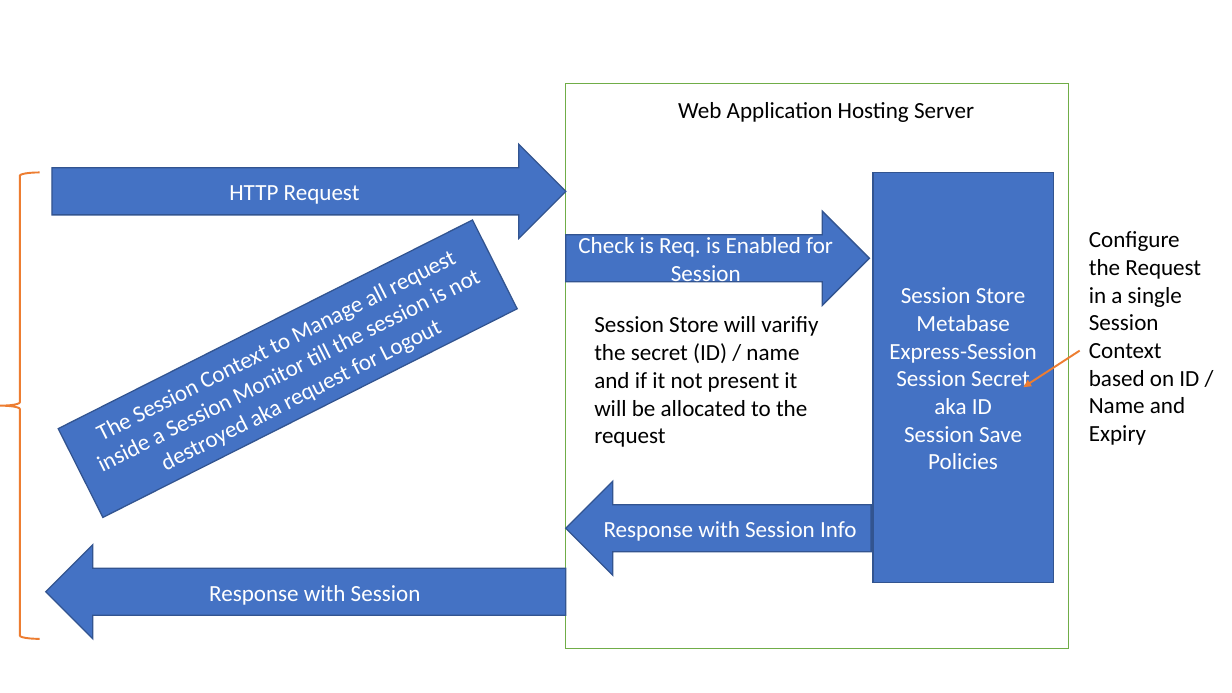
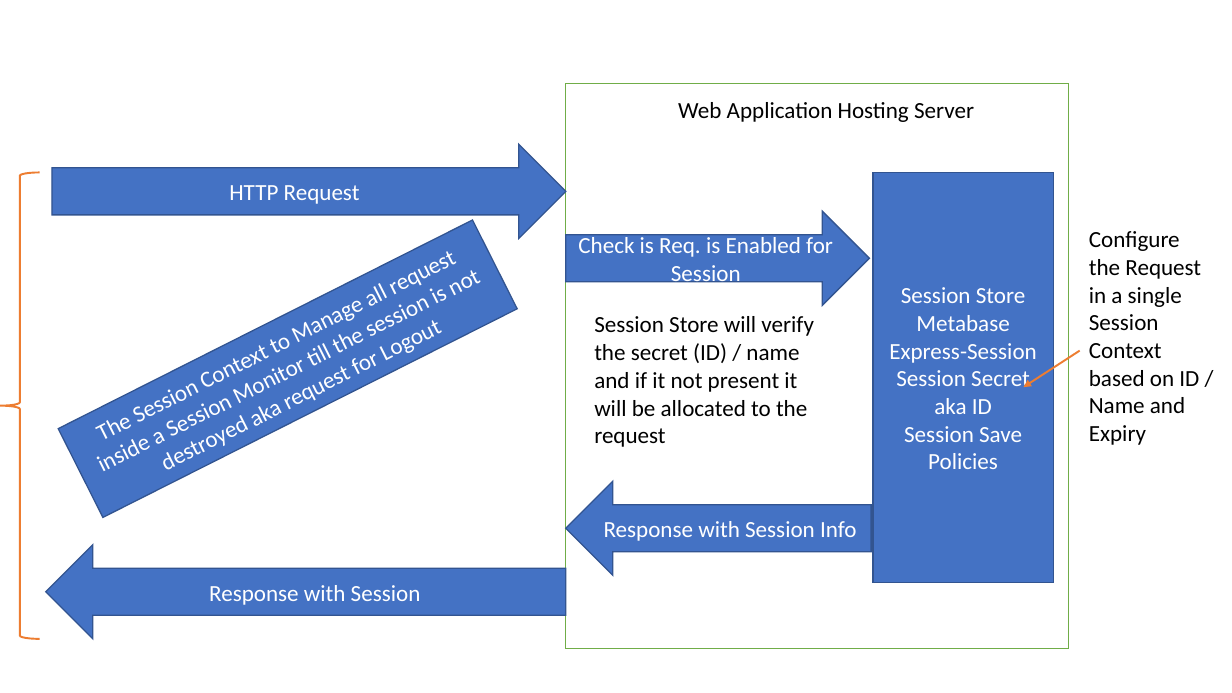
Before and after one commit to maheshsabnis/blazemarch2021, a slide deck: slide 42 of SpotPPTs.pptx. Drawn at 1232x693 pixels with LibreOffice and Linux fonts; fonts in the diff are those of the drawing. Boxes give left, top, right and bottom in pixels: in the first picture for what was removed or moved away, otherwise in the second. Text is boxed around its words. In the diff, an @@ line names an element or a change of style, - is before the commit and + after.

```diff
--- a/SpotPPTs.pptx
+++ b/SpotPPTs.pptx
@@ text at bbox=[594, 316, 814, 447]: text changed @@
-Session Store will varifiy the secret (ID) / name and if it not present it will be allocated to the request
+Session Store will verify the secret (ID) / name and if it not present it will be allocated to the request
```
Also in this commit, not shown: 27 other files.
